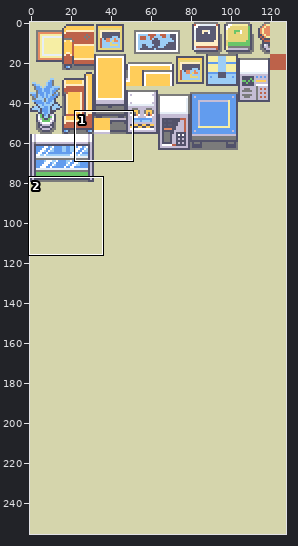
Two versions of one sprite sheet, data/tilesets/primary/fireredbuilding/tiles.png. Above, an overview of the earlier version with the close-up marked.
Close-up. Before:
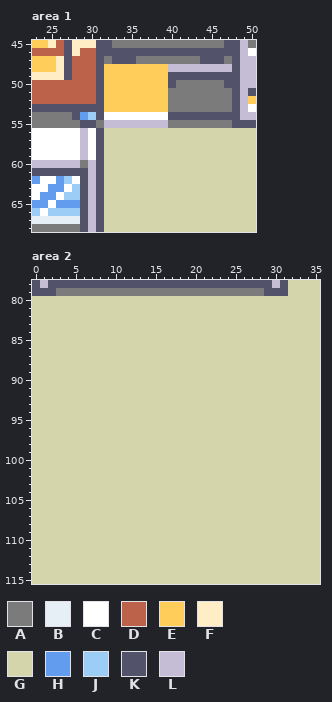
The file is 128x256 pixels. Shown: area 1: x 23..50, y 45..68; area 2: x 0..35, y 78..115.
Palette (. is transparent): A #7b7b7b  B #e6eef6  C #ffffff  D #bd624a  E #ffcd5a  F #ffeec5  G #d5d5ac  H #629cee  J #9ccdf6  K #52526a  L #c5bdd5
Pixels before, area 1, first column x 23:
45 EEFDKFFFKKAAAAAAAAAAAAAAKKLA
46 DDDDKFDDKKKKKKKKKKKKKKKKKKLC
47 EEEFKDDDKAKKKAAAAAAAAKKKAKLL
48 EEEFKDDDKEEEEEEEELLLLLLLLKLL
49 FFFFKDDDKEEEEEEEEKKKKKKKKKLL
50 DDDDDDDDKEEEEEEEEKAAAAAAKKLL
51 DDDDDDDDKEEEEEEEEAAAAAAAAKLK
52 DDDDDDDDKEEEEEEEEAAAAAAAAKLE
53 KKKKKKKKKEEEEEEEEAAAAAAAAKLC
54 AAAAAKHJKCCCCCCCCKKKKKKKKKLL
55 AAAAAAKKALLLLLLLLAAAAAAAAKKK
56 CCCCCCLCKGGGGGGGGGGGGGGGGGGG
57 CCCCCCLCKGGGGGGGGGGGGGGGGGGG
58 CCCCCCLCKGGGGGGGGGGGGGGGGGGG
59 CCCCCCLCKGGGGGGGGGGGGGGGGGGG
60 LLLLLLALKGGGGGGGGGGGGGGGGGGG
61 KKKKKKKLKGGGGGGGGGGGGGGGGGGG
62 HCCHJCKLKGGGGGGGGGGGGGGGGGGG
63 CCHHCJKLKGGGGGGGGGGGGGGGGGGG
64 CHHCJJKLKGGGGGGGGGGGGGGGGGGG
65 HHCHHHKLKGGGGGGGGGGGGGGGGGGG
66 JCJJJJKLKGGGGGGGGGGGGGGGGGGG
67 BBBBBBKLKGGGGGGGGGGGGGGGGGGG
68 AAAAAAKLKGGGGGGGGGGGGGGGGGGG
Pixels before, area 2, first column x 0:
 78 KLKKKKKKKKKKKKKKKKKKKKKKKKKKKKLKGGGG
 79 KKKAAAAAAAAAAAAAAAAAAAAAAAAAAKKKGGGG
 80 GGGGGGGGGGGGGGGGGGGGGGGGGGGGGGGGGGGG
 81 GGGGGGGGGGGGGGGGGGGGGGGGGGGGGGGGGGGG
 82 GGGGGGGGGGGGGGGGGGGGGGGGGGGGGGGGGGGG
 83 GGGGGGGGGGGGGGGGGGGGGGGGGGGGGGGGGGGG
 84 GGGGGGGGGGGGGGGGGGGGGGGGGGGGGGGGGGGG
 85 GGGGGGGGGGGGGGGGGGGGGGGGGGGGGGGGGGGG
 86 GGGGGGGGGGGGGGGGGGGGGGGGGGGGGGGGGGGG
 87 GGGGGGGGGGGGGGGGGGGGGGGGGGGGGGGGGGGG
 88 GGGGGGGGGGGGGGGGGGGGGGGGGGGGGGGGGGGG
 89 GGGGGGGGGGGGGGGGGGGGGGGGGGGGGGGGGGGG
 90 GGGGGGGGGGGGGGGGGGGGGGGGGGGGGGGGGGGG
 91 GGGGGGGGGGGGGGGGGGGGGGGGGGGGGGGGGGGG
 92 GGGGGGGGGGGGGGGGGGGGGGGGGGGGGGGGGGGG
 93 GGGGGGGGGGGGGGGGGGGGGGGGGGGGGGGGGGGG
 94 GGGGGGGGGGGGGGGGGGGGGGGGGGGGGGGGGGGG
 95 GGGGGGGGGGGGGGGGGGGGGGGGGGGGGGGGGGGG
 96 GGGGGGGGGGGGGGGGGGGGGGGGGGGGGGGGGGGG
 97 GGGGGGGGGGGGGGGGGGGGGGGGGGGGGGGGGGGG
 98 GGGGGGGGGGGGGGGGGGGGGGGGGGGGGGGGGGGG
 99 GGGGGGGGGGGGGGGGGGGGGGGGGGGGGGGGGGGG
100 GGGGGGGGGGGGGGGGGGGGGGGGGGGGGGGGGGGG
101 GGGGGGGGGGGGGGGGGGGGGGGGGGGGGGGGGGGG
102 GGGGGGGGGGGGGGGGGGGGGGGGGGGGGGGGGGGG
103 GGGGGGGGGGGGGGGGGGGGGGGGGGGGGGGGGGGG
104 GGGGGGGGGGGGGGGGGGGGGGGGGGGGGGGGGGGG
105 GGGGGGGGGGGGGGGGGGGGGGGGGGGGGGGGGGGG
106 GGGGGGGGGGGGGGGGGGGGGGGGGGGGGGGGGGGG
107 GGGGGGGGGGGGGGGGGGGGGGGGGGGGGGGGGGGG
108 GGGGGGGGGGGGGGGGGGGGGGGGGGGGGGGGGGGG
109 GGGGGGGGGGGGGGGGGGGGGGGGGGGGGGGGGGGG
110 GGGGGGGGGGGGGGGGGGGGGGGGGGGGGGGGGGGG
111 GGGGGGGGGGGGGGGGGGGGGGGGGGGGGGGGGGGG
112 GGGGGGGGGGGGGGGGGGGGGGGGGGGGGGGGGGGG
113 GGGGGGGGGGGGGGGGGGGGGGGGGGGGGGGGGGGG
114 GGGGGGGGGGGGGGGGGGGGGGGGGGGGGGGGGGGG
115 GGGGGGGGGGGGGGGGGGGGGGGGGGGGGGGGGGGG
Now the later version:
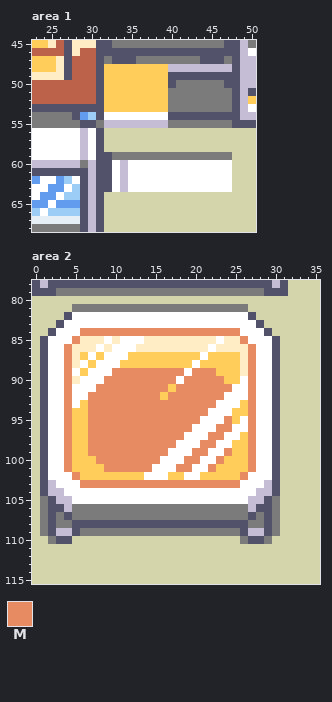
Colours new in this view: M #e68b62
Log entry: misc table tiles to rocket tower tileset
Changes in this commit:
Changed rows in their new state; - is an unchanged pixel.
Area 1:
first column x 32:
59 KAAAAAAAAAAAAAAA
60 KCLCCCCCCCCCCCCC
61 KCLCCCCCCCCCCCCC
62 KCLCCCCCCCCCCCCC
63 KCLCCCCCCCCCCCCC
Area 2:
first column x 1:
 81 ----AAAAAAAAAAAAAAAAAAAAAA----
 82 ---KCCCCCCCCCCCCCCCCCCCCCCK---
 83 --KCCCCCCCCCCCCCCCCCCCCCCCCK--
 84 -KCCCMMMMMMMMMMMMMMMMMMMMCCCK-
 85 KCCCMFFFCFCCCFFFFFFFFFCFFMCCCK
 86 KCCMFFFCFCCCFFFFFFFFFCFFFFMCCK
 87 KCCMFECECCCEEEEEEEEECEEEEFMCCK
 88 KCCMFCECCCEEEEEEEEECEEEEEFMCCK
 89 KCCMCECCCMMMMMMMMMCMMMEEEFMCCK
 90 KCCMFCCCMMMMMMMMMCMMMMMEECMCCK
 91 KCCMCCCMMMMMMMMMEMMMMMMMCCMCCK
 92 KCCMCCMMMMMMMMMEMMMMMMMCCCMCCK
 93 KCCMCEMMMMMMMMMMMMMMMMCCCEMCCK
 94 KCCMEEMMMMMMMMMMMMMMMCCCEEMCCK
 95 KCCMEEMMMMMMMMMMMMMMCCCMECMCCK
 96 KCCMEEMMMMMMMMMMMMMCCCMMCCMCCK
 97 KCCMEEMMMMMMMMMMMMCCCMMCCEMCCK
 98 KCCMEEMMMMMMMMMMMCCCMMCCEEMCCK
 99 KCCMEEMMMMMMMMMMCCCMMCCMEEMCCK
100 KCCMEEEMMMMMMMMCCCMMCCMEEEMCCK
101 KCCMEEEEMMMMMMCCCMMCCMEEEEMCCK
102 KCCCMEEEEEEEECCCEECCEEEEEMCCCK
103 KLCCCMMMMMMMMMMMMMMMMMMMMCCCLK
104 KLLCCCCCCCCCCCCCCCCCCCCCCCCLLK
105 AKLLCCCCCCCCCCCCCCCCCCCCCCLLKA
106 AKKLAAAAAAAAAAAAAAAAAAAAAALKKA
107 AKAKAAAAAAAAAAAAAAAAAAAAAAKAKA
108 AKAAKKKKKKKKKKKKKKKKKKKKKKAAKA
109 AKLLKAAAAAAAAAAAAAAAAAAAAKLLKA
110 -AKK---------------------AKKA-
Boxes around the changes in both close-ups, in picture pixels (x1, y1, x2, y2):
changed: (104, 152, 232, 192)
changed: (40, 304, 280, 544)
